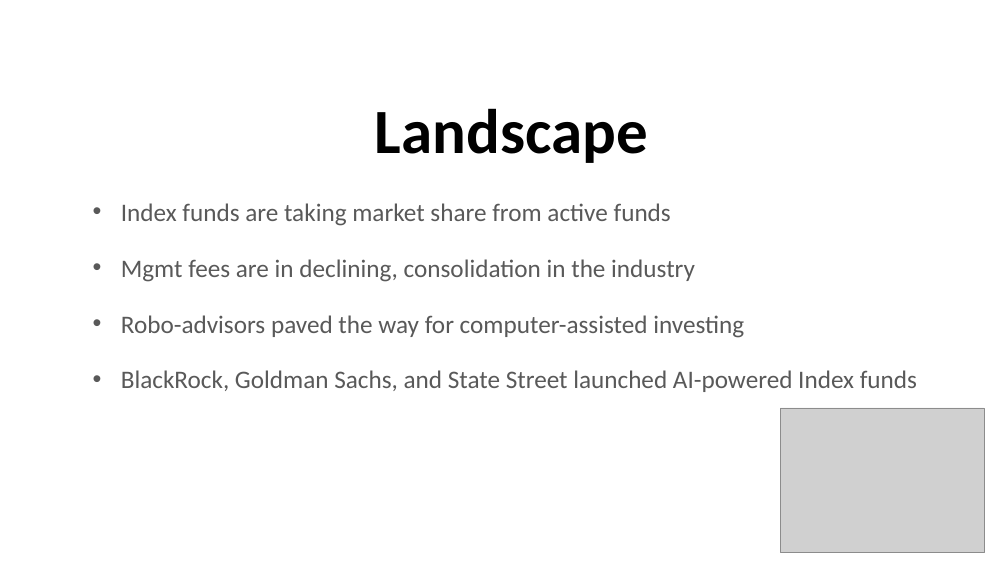
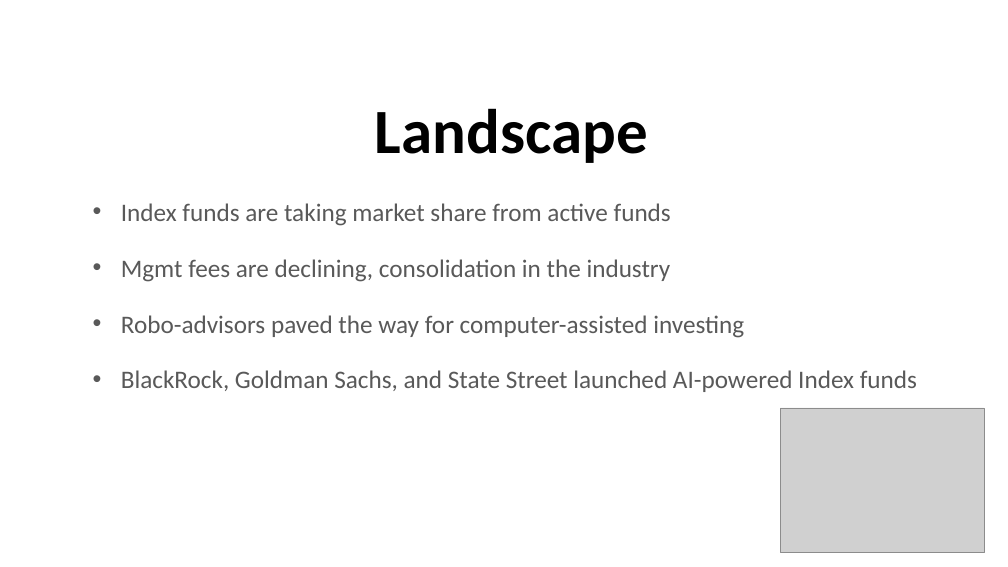
Before and after one commit to jennifermulroy/01-Fintech-CaseStudy, a slide deck: slide 5 of FinTech_Case_Study_JMulroy.pptx. Drawn at 1008x567 pixels with LibreOffice and Linux fonts; fonts in the diff are those of the drawing; grey boxes stand for pictures. Boxes give left, top, right and bottom in pixels: in the first picture for what was removed or moved away, otherwise in the second. Text is boxed around its words. In the diff, an @@ line names an element or a change of style, - is before the commit and + after.

Commit message:
deleted one word

```diff
--- a/FinTech_Case_Study_JMulroy.pptx
+++ b/FinTech_Case_Study_JMulroy.pptx
@@ text at (121, 259, 671, 282): text changed @@
-• Mgmt fees are in declining, consolidation in the industry
+• Mgmt fees are declining, consolidation in the industry
```
